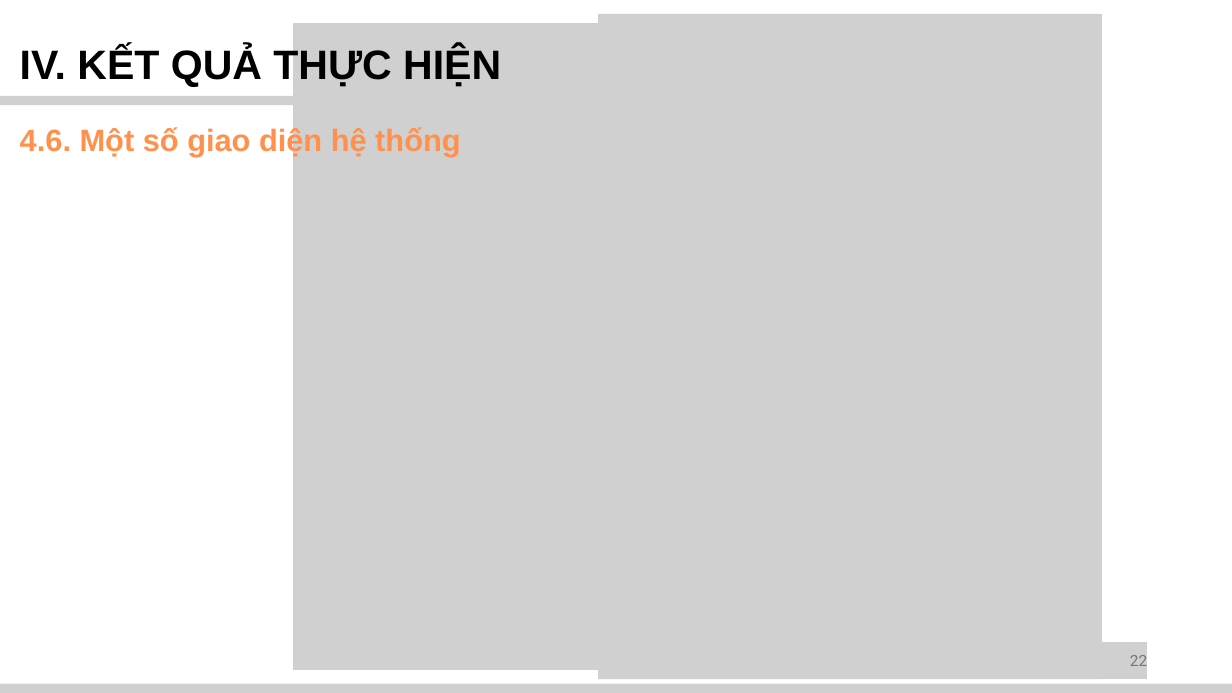
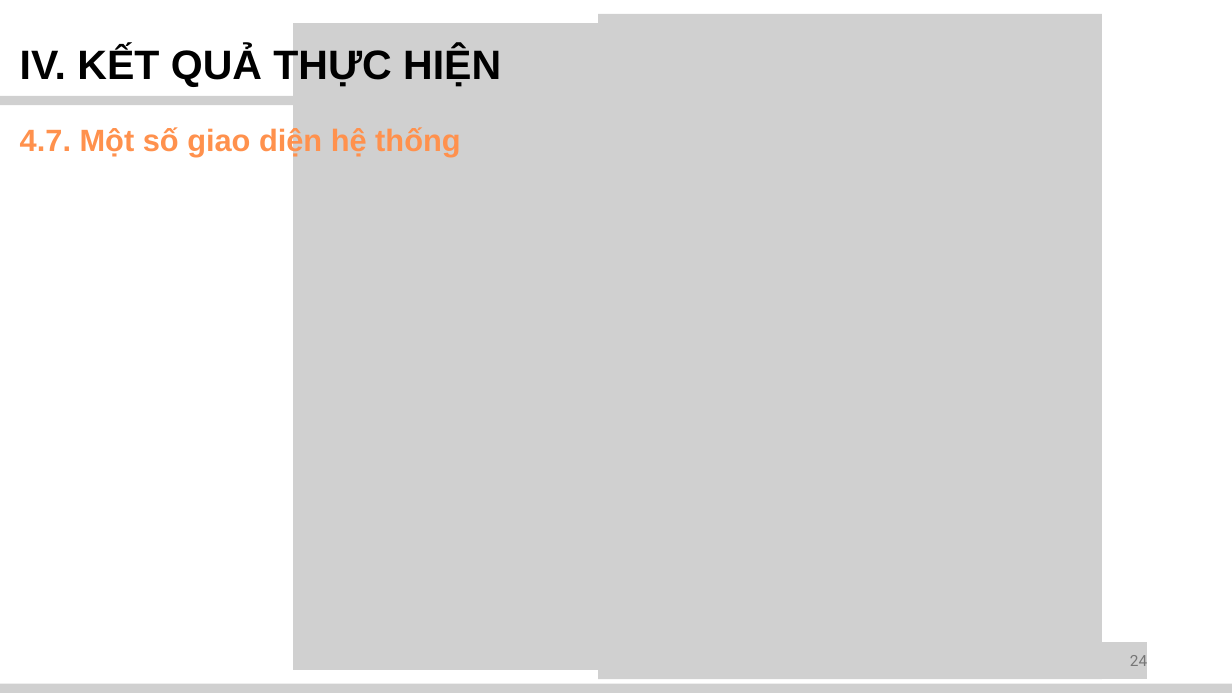
Before and after one commit to huuluan186/KLTN, a slide deck: slide 27 of docs/110122016_PhamHuuLuan_TN_Slide.pptx (slide 25 before the commit). Drawn at 1232x693 pixels with LibreOffice and Linux fonts; fonts in the diff are those of the drawing; grey boxes stand for pictures. Boxes give left, top, right and bottom in pixels: in the first picture for what was removed or moved away, otherwise in the second. Text is boxed around its words. In the diff, an @@ line names an element or a change of style, - is before the commit and + after.

```diff
--- a/docs/110122016_PhamHuuLuan_TN_Slide.pptx
+++ b/docs/110122016_PhamHuuLuan_TN_Slide.pptx
@@ text at (20, 127, 460, 157): text changed @@
-4.6. Một số giao diện hệ thống
+4.7. Một số giao diện hệ thống
@@ text at (1130, 655, 1147, 666): text changed @@
-22
+24
```
Also in this commit, not shown: 25 other slides changed, 2 slides added.
